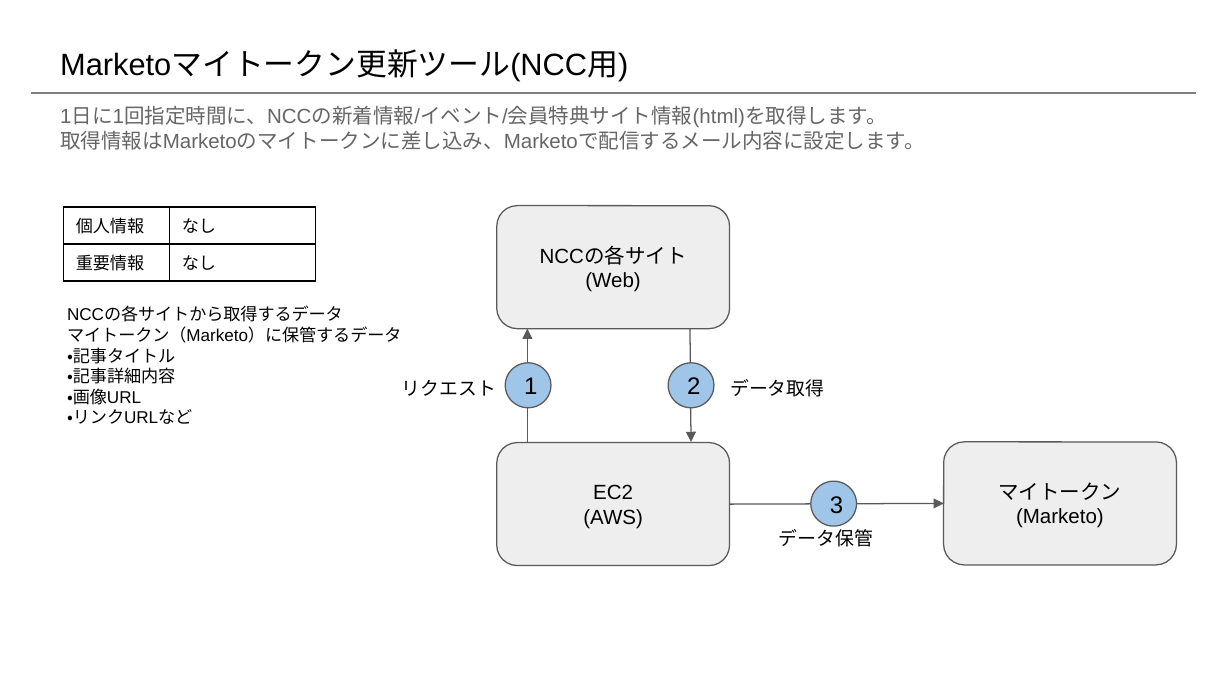
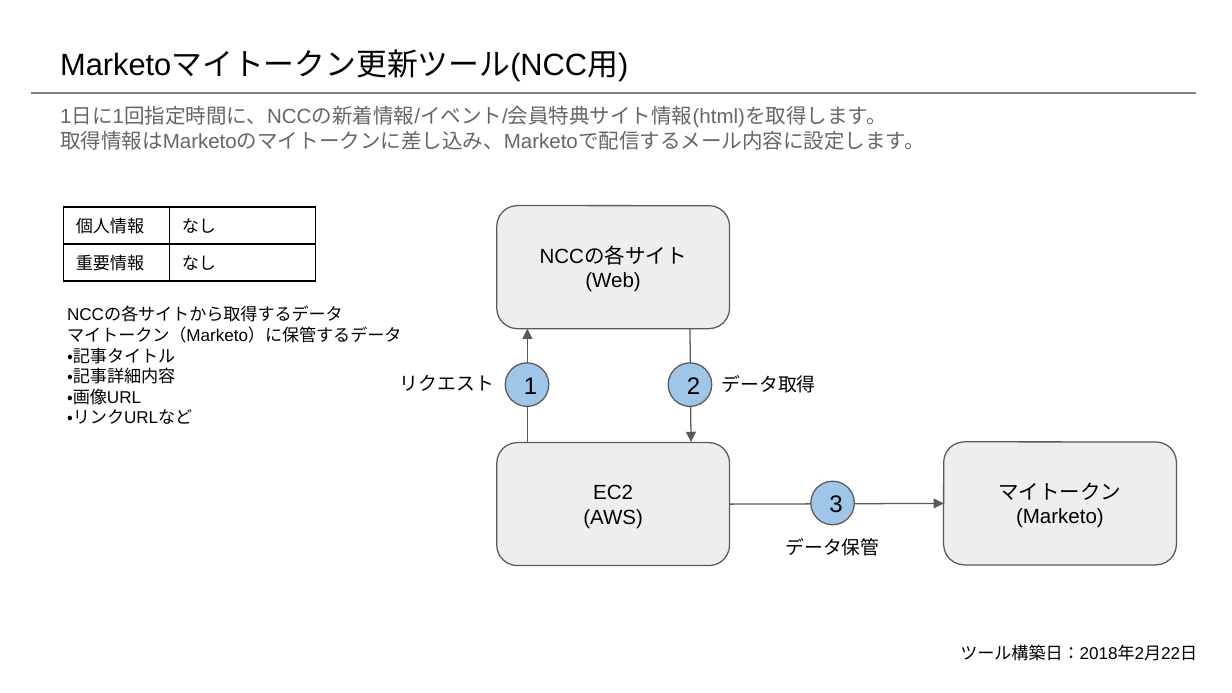
Before and after one commit to prime-x-co-ltd/px-overview, a slide deck: slide 7 of docs/自社開発システム構成図.pptx. Drawn at 1232x693 pixels with LibreOffice and Linux fonts; fonts in the diff are those of the drawing. Boxes give left, top, right and bottom in pixels: in the first picture for what was removed or moved away, otherwise in the second. Text is boxed around its words. In the diff, an @@ line names an element or a change of style, - is before the commit and + after.

```diff
--- a/docs/自社開発システム構成図.pptx
+++ b/docs/自社開発システム構成図.pptx
@@ text "リクエスト": place and size @@
-text "リクエスト" at [402,380,496,396]
+text "リクエスト" at [400,375,494,391]
@@ text "データ取得": place and size @@
-text "データ取得" at [730,379,824,397]
+text "データ取得" at [722,375,816,393]
@@ text "データ保管": place and size @@
-text "データ保管" at [779,526,873,547]
+text "データ保管" at [785,538,879,556]
@@ text added at [960,644,1197,661], 10 pt, text #000000 @@
+ツール構築日：2018年2月22日
```
Also in this commit, not shown: 14 other slides changed, 1 other file.
